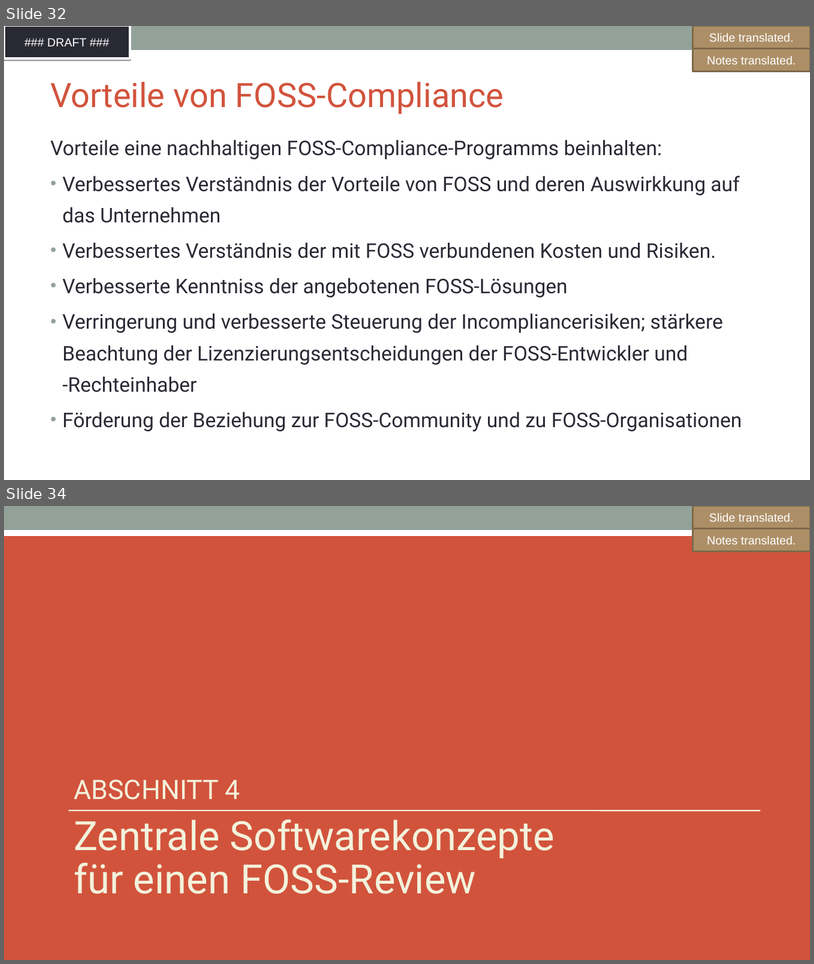
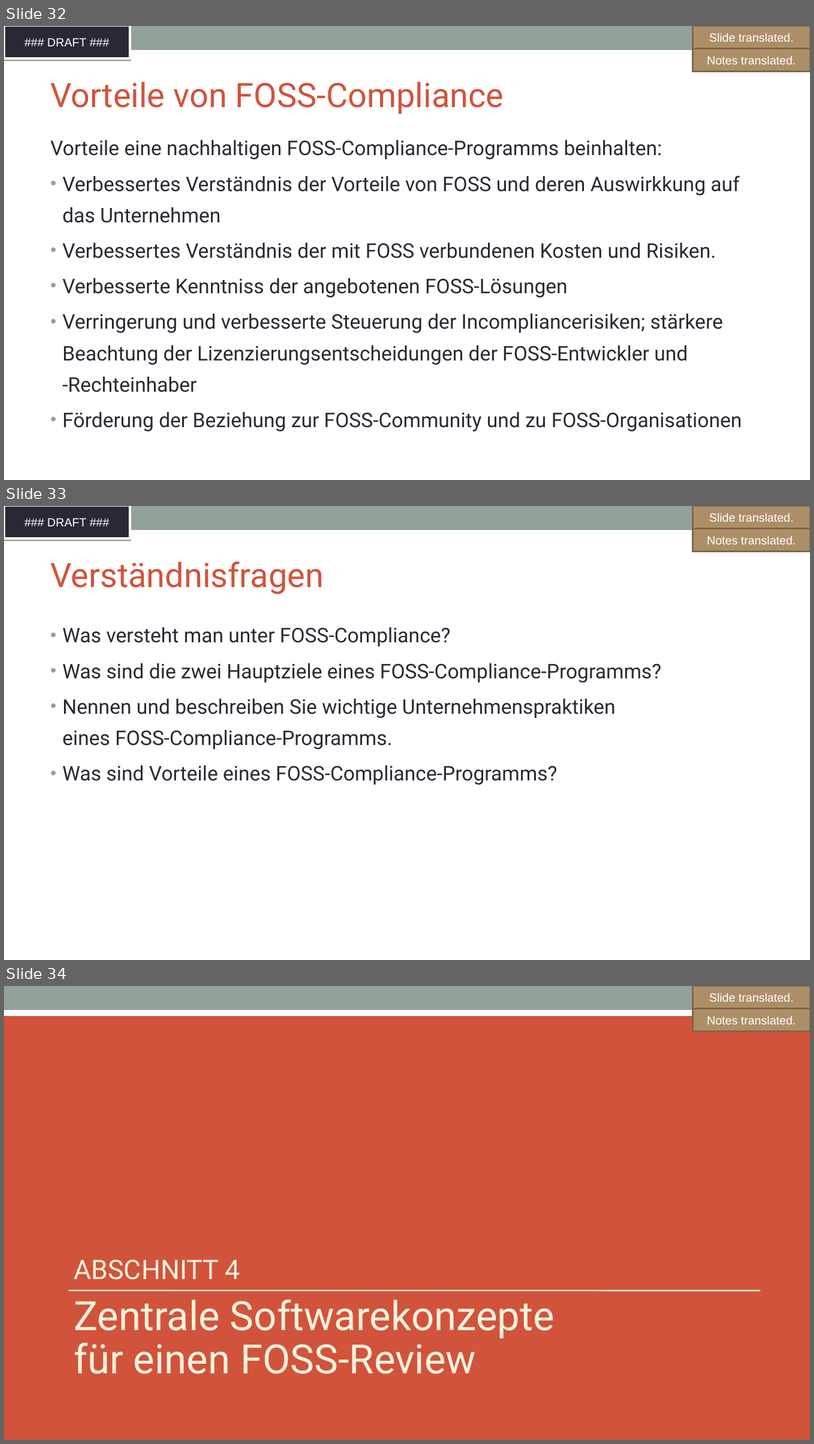
Before and after one commit to SThanheiser/curriculum, a slide deck: translation-DE/slides/DFT_openchain-curriculum-for-1-1_GER.odp. Shown one above the other, each under a label of ours: slides 32 and 34 before the commit, slides 32, 33 and 34 after it; the slides between them are not shown. The pictures are 814x964 and 814x1444 pixels, drawn with LibreOffice and Linux fonts; fonts in the diff are those of the drawing; background and template pictures are left out. Boxes give left, top, right and bottom in pixels: in the first picture for what was removed or moved away, otherwise in the second. Text is boxed around its words. In the diff, an @@ line names an element or a change of style, - is before the commit and + after.

```diff
--- a/translation-DE/slides/DFT_openchain-curriculum-for-1-1_GER.odp
+++ b/translation-DE/slides/DFT_openchain-curriculum-for-1-1_GER.odp
@@ slide 33 added at box(4, 506, 810, 960), background #FFFFFF; not listed: 2 template elements that a slide beside it also shows @@
@@ freeform shape added at box(693, 506, 810, 529), fill #AD8F67, outline #7E684A 2.01 pt, 14 pt, text #FFFFFF @@
+Slide translated.
@@ freeform shape added at box(693, 528, 810, 552), fill #AD8F67, outline #7E684A 2.01 pt, 14 pt, text #FFFFFF @@
+Notes translated.
@@ title added at box(50, 561, 324, 594), 40 pt, text #D2533C @@
+Verständnisfragen
@@ text added at box(62, 627, 662, 784), 24 pt, text #292934 @@
+• Was versteht man unter FOSS-Compliance?
+• Was sind die zwei Hauptziele eines FOSS-Compliance-Programms?
+• Nennen und beschreiben Sie wichtige Unternehmenspraktiken
+  eines FOSS-Compliance-Programms.
+• Was sind Vorteile eines FOSS-Compliance-Programms?
```
Also in this commit, not shown: 13 slides changed, 6 other slides added, 7 slides removed, 1 other file.
